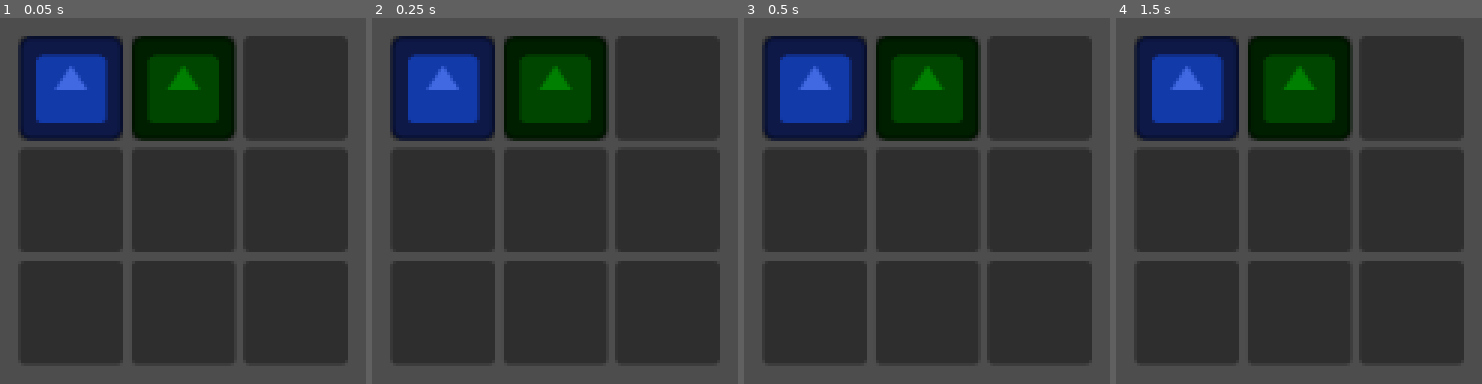
Above: before the commit, frames 1-4 (left to right).
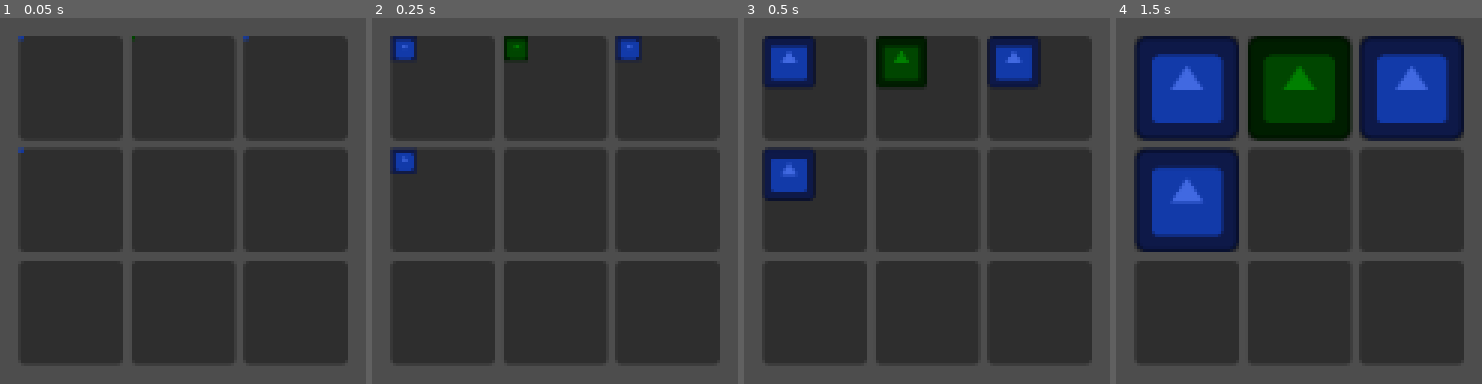
Above: after the commit, the same moments.

Repository: JoeThCo/Frogue_Proof_Of_Concept
Game: Godot game, scene res://game.tscn
The game is run twice, just before and just after one commit, with the same random seed, the same clock (stepped at 60 frames per second) and the same inputs. The engine's default icon, where the game draws it, is replaced by a stand-in: a white triangle on a blue panel in a dark square.
Inputs:
- Up to frame 1 (0.05 s): no input
- Up to frame 2 (0.25 s): no input
- Up to frame 3 (0.5 s): no input
- Up to frame 4 (1.5 s): tap Enter at 1.25 s

The runs differ from the first frame. In frame 1, 16% of the frame differs, in the area x 4-69%, y 4-37%; in frame 2, 17%; in frame 3, 18%, in the area x 4-82%, y 4-50%; in frame 4, 16%.

Commit message:
frog preview color

Diff:
--- a/frog_grid.gd
+++ b/frog_grid.gd
@@ -10,9 +10,7 @@
 
 func _ready() -> void:
     make_grid()
-    add_frog()
-    add_frog()
-
+    add_frogs(4)
 
 func make_grid() -> void:
     columns = GRID_SIZE
@@ -45,9 +43,15 @@
     for child: Frog_Slot in get_children():
         var current: Frog_Slot = child as Frog_Slot
         if !current.is_filled:
-            print(current.is_filled)
             child.set_property(frog_data)
             break
+
+
+func add_frogs(count: int) -> void:
+    var min_count = min(count, GRID_SIZE * GRID_SIZE)
+    print(min_count)
+    for i in range(min_count):
+        add_frog()
 
 
 func _process(_delta: float) -> void:
--- a/frog_slot.gd
+++ b/frog_slot.gd
@@ -2,15 +2,16 @@
 class_name Frog_Slot
 
 
-@export var texture_rect: TextureRect
+@export var frog_stats: Frog_Stats
 
 
 var is_filled: bool = false
 
+
 #to get data that can be dragged and dropped onto controls that expect drop data
 func _get_drag_data(_at_position: Vector2) -> Variant:
     set_drag_preview(get_preview())
-    return texture_rect
+    return frog_stats
 
 
 #to test if data from a control's _get_drag_data() can be dropped at at_position
@@ -20,14 +21,15 @@
 
 # to pass you the data from a control's _get_drag_data() result
 func _drop_data(_at_position: Vector2, data: Variant) -> void:
-    var temp = texture_rect.property
-    texture_rect.property = data.property
+    var temp = frog_stats.property
+    frog_stats.property = data.property
     data.property = temp
 
 
 func get_preview() -> Control:
     var preview_texture: TextureRect = TextureRect.new()
-    preview_texture.texture = texture_rect.texture
+    preview_texture.texture = frog_stats.texture
+    preview_texture.modulate = frog_stats.frog_type.get_color()
     preview_texture.expand_mode = TextureRect.EXPAND_FIT_WIDTH
     preview_texture.size = Vector2.ONE * 25
 
@@ -37,5 +39,5 @@
 
 
 func set_property(frog_data: Dictionary) -> void:
-    texture_rect.property = frog_data
-    is_filled = texture_rect.property["Texture"] != null
+    frog_stats.property = frog_data
+    is_filled = frog_stats.property["Texture"] != null
--- a/frog_slot.tscn
+++ b/frog_slot.tscn
@@ -3,13 +3,15 @@
 [ext_resource type="Script" path="res://frog_slot.gd" id="1_hwi5h"]
 [ext_resource type="Script" path="res://frog_stats.gd" id="2_26jcg"]
 
-[node name="Frog_Slot" type="PanelContainer" node_paths=PackedStringArray("texture_rect")]
-offset_right = 50.0
-offset_bottom = 50.0
+[node name="Frog_Slot" type="PanelContainer" node_paths=PackedStringArray("frog_stats")]
+offset_left = -25.0
+offset_top = -25.0
+offset_right = 25.0
+offset_bottom = 25.0
 script = ExtResource("1_hwi5h")
-texture_rect = NodePath("Frog_Data")
+frog_stats = NodePath("Frog_Stats")
 
-[node name="Frog_Data" type="TextureRect" parent="."]
+[node name="Frog_Stats" type="TextureRect" parent="."]
 custom_minimum_size = Vector2(50, 50)
 layout_mode = 2
 expand_mode = 1
--- a/frog_stats.gd
+++ b/frog_stats.gd
@@ -22,6 +22,11 @@
             if frog_type:
                 modulate = frog_type.get_color()
 
+func _ready() -> void:
+    var tween: Tween = get_tree().create_tween()
+    tween.tween_property(self,"scale", Vector2.ZERO, 0)
+    tween.tween_property(self,"scale", Vector2.ONE, 1)
+
 
 func _to_string() -> String:
     return "Damage:{0} | Health:{1} | FrogType:{2}".format([str(damage), str(health), str(frog_type)])
